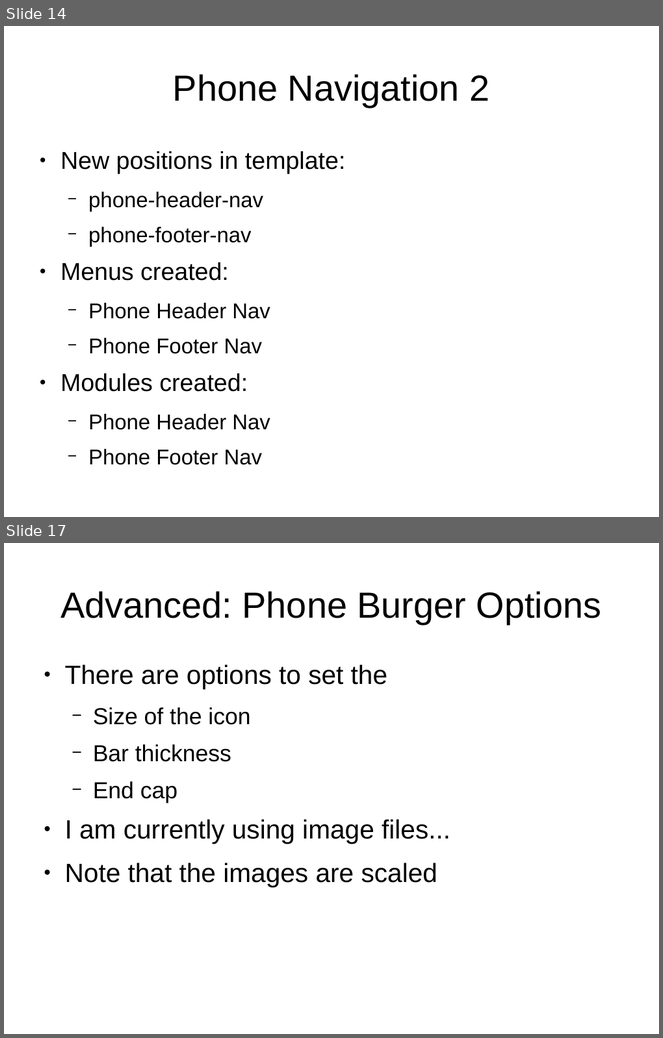
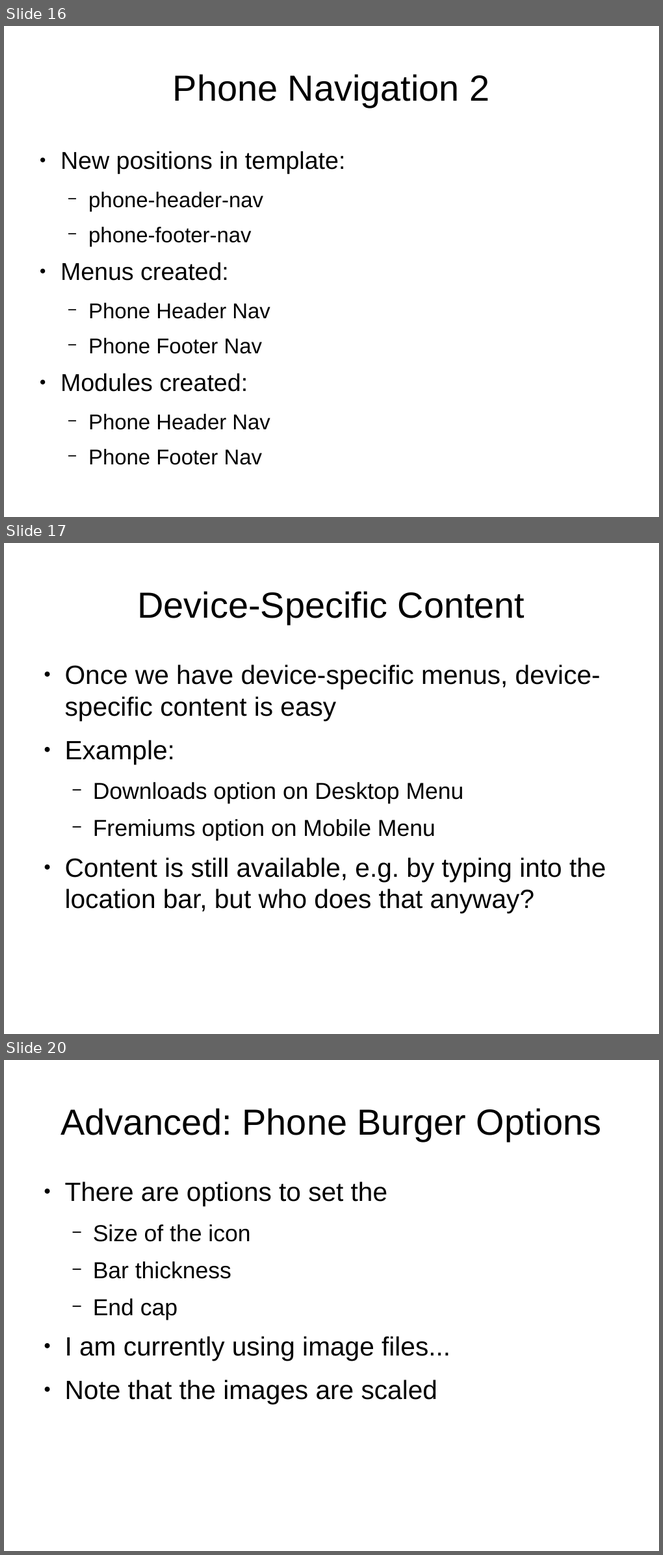
Before and after one commit to tomwhartung/jmws_accoutrements, a slide deck: presentations/2015_09-Joomla/Device_Detection-In_Protostar_and_Beez3.odp. Shown one above the other, each under a label of ours: slides 14 and 17 before the commit, slides 16, 17 and 20 after it; the slides between them are not shown. The pictures are 663x1038 and 663x1555 pixels, drawn with LibreOffice and Linux fonts; fonts in the diff are those of the drawing. Boxes give left, top, right and bottom in pixels: in the first picture for what was removed or moved away, otherwise in the second. Text is boxed around its words. In the diff, an @@ line names an element or a change of style, - is before the commit and + after.

```diff
--- a/presentations/2015_09-Joomla/Device_Detection-In_Protostar_and_Beez3.odp
+++ b/presentations/2015_09-Joomla/Device_Detection-In_Protostar_and_Beez3.odp
@@ slide 17 added at (4,543,659,1034), background #FFFFFF @@
@@ title added at (138,591,525,624), 44 pt, text #000000 @@
+Device-Specific Content
@@ text added at (65,665,606,913), 32 pt, text #000000 @@
+● Once we have device-specific menus, device-specific content is easy
+● Example:
+  − Downloads option on Desktop Menu
+  − Fremiums option on Mobile Menu
+● Content is still available, e.g. by typing into the location bar, but who does that anyway?
@@ what was slide 14 is now slide 16 @@
@@ what was slide 17 is now slide 20 @@
```
Also in this commit, not shown: 4 slides changed, 4 other slides added, 1 slide removed.
